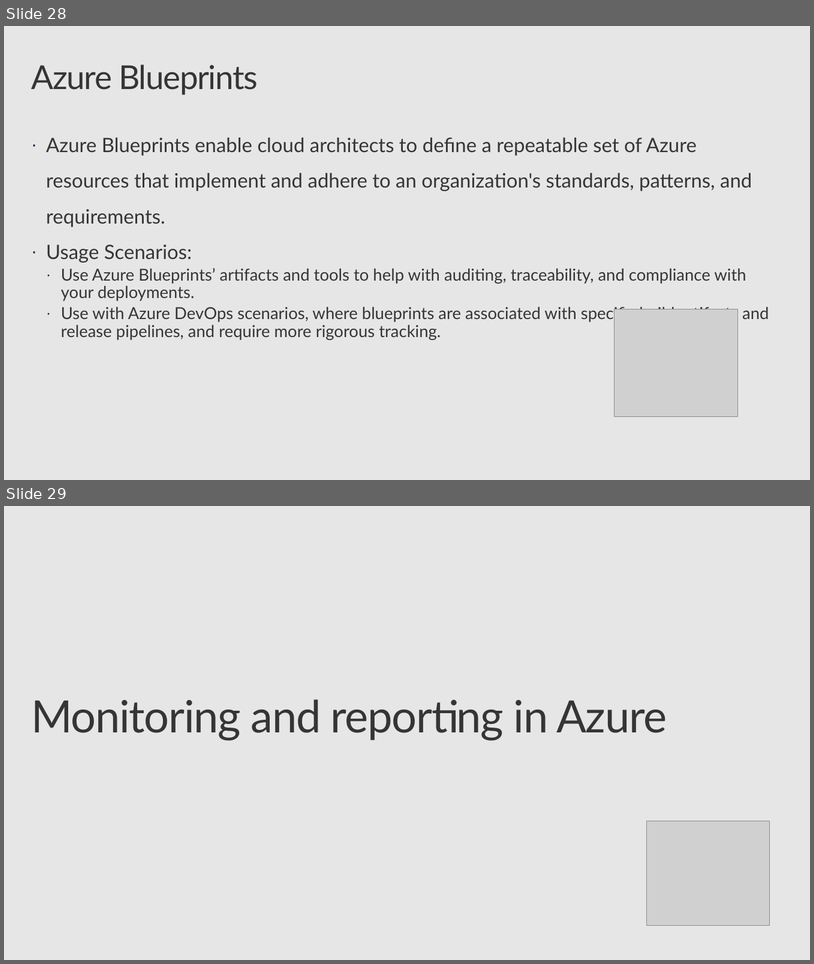
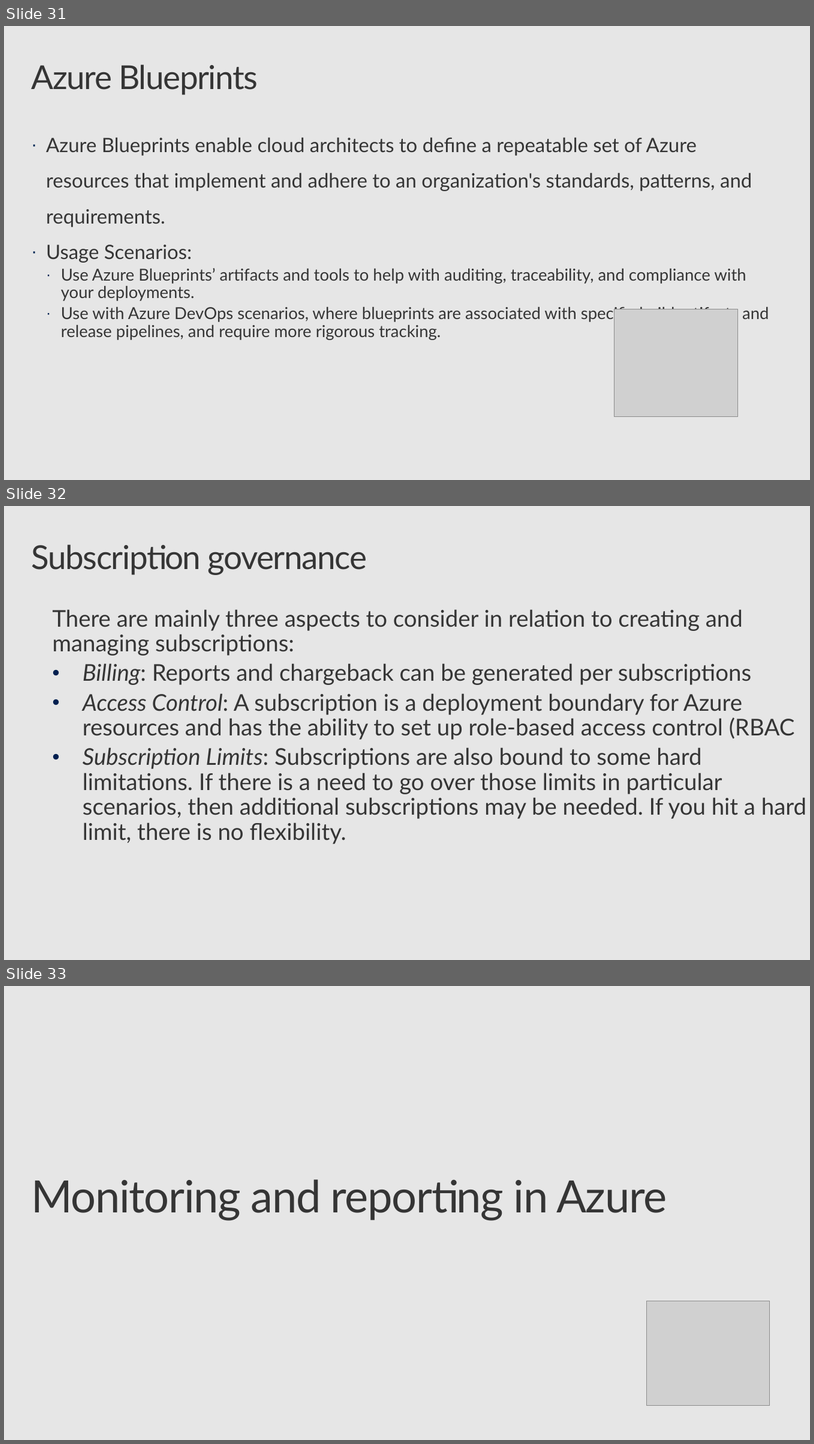
Before and after one commit to CSA-OCP-GER/azure-fundamentals-v2, a slide deck: 3_security-compliance-trust/3_security-compliance-trust.pptx. Shown one above the other, each under a label of ours: slides 28 and 29 before the commit, slides 31, 32 and 33 after it. The pictures are 814x964 and 814x1444 pixels, drawn with LibreOffice and Linux fonts; fonts in the diff are those of the drawing; grey boxes stand for pictures; background and template pictures are left out. Boxes give left, top, right and bottom in pixels: in the first picture for what was removed or moved away, otherwise in the second. Text is boxed around its words. In the diff, an @@ line names an element or a change of style, - is before the commit and + after.

```diff
--- a/3_security-compliance-trust/3_security-compliance-trust.pptx
+++ b/3_security-compliance-trust/3_security-compliance-trust.pptx
@@ slide 32 added at (4, 506, 810, 960), background #E6E6E6 @@
@@ title added at (31, 544, 367, 575), 40 pt, text #353535 @@
+Subscription governance
@@ text added at (53, 609, 807, 844), 28 pt, text #353535 @@
+There are mainly three aspects to consider in relation to creating and managing subscriptions:
+• Billing: Reports and chargeback can be generated per subscriptions
+• Access Control: A subscription is a deployment boundary for Azure resources and has the ability to set up role-based access control (RBAC
+• Subscription Limits: Subscriptions are also bound to some hard limitations. If there is a need to go over those limits in particular scenarios, then additional subscriptions may be needed. If you hit a hard limit, there is no flexibility.
@@ what was slide 28 is now slide 31 @@
@@ what was slide 29 is now slide 33 @@
```
Also in this commit, not shown: 4 slides changed, 7 other slides added, 4 slides removed, 1 other file.
